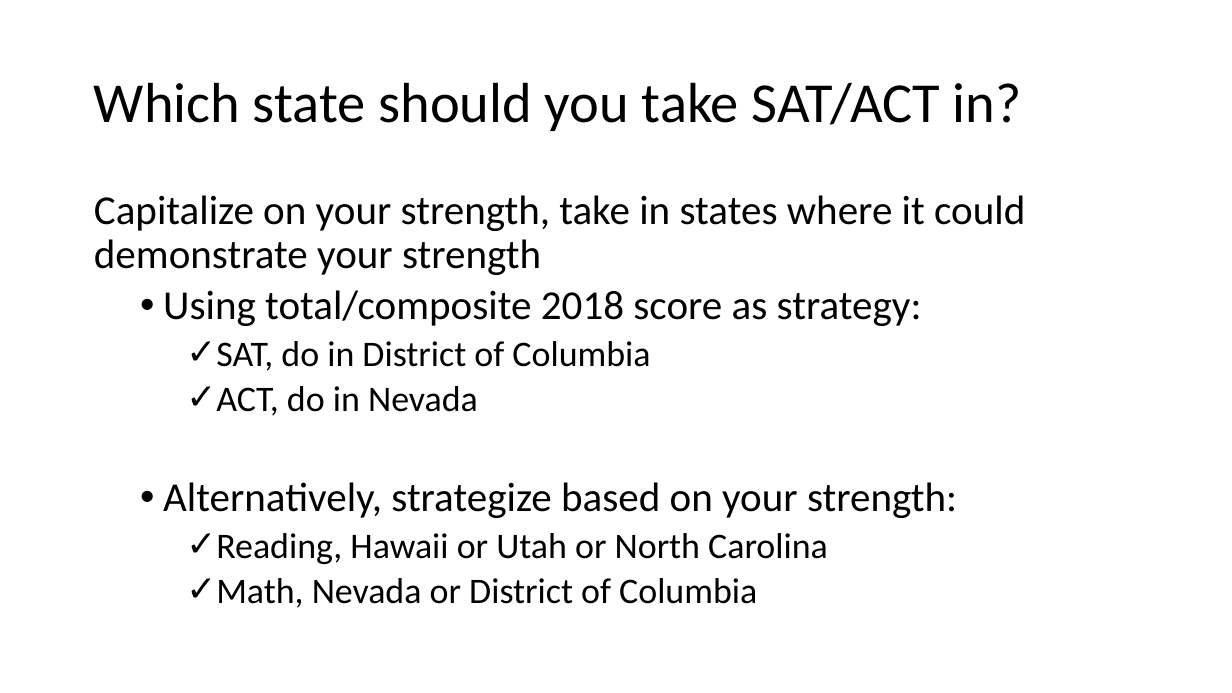
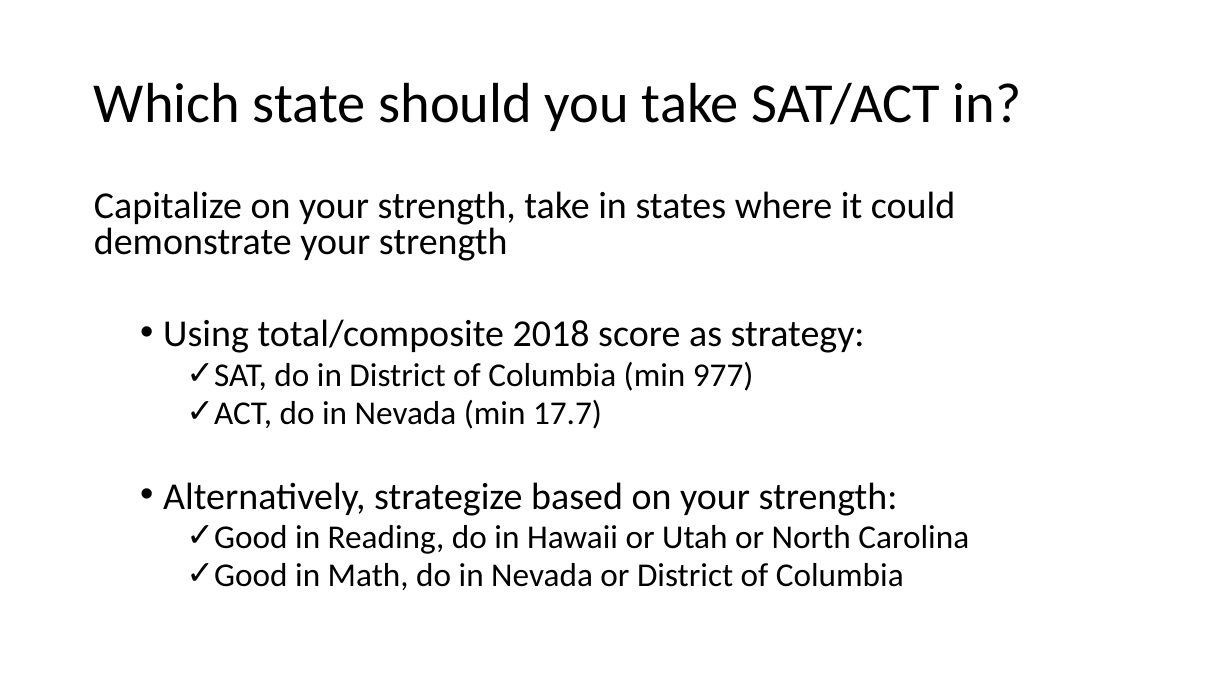
Before and after one commit to junkang85/DSI-Project-1, a slide deck: slide 5 of DSI Project 1 - JK.pptx (slide 4 before the commit). Drawn at 1232x693 pixels with LibreOffice and Linux fonts; fonts in the diff are those of the drawing. Boxes give left, top, right and bottom in pixels: in the first picture for what was removed or moved away, otherwise in the second. Text is boxed around its words. In the diff, an @@ line names an element or a change of style, - is before the commit and + after.

```diff
--- a/DSI Project 1 - JK.pptx
+++ b/DSI Project 1 - JK.pptx
@@ text at [94,191,955,516]: size 32 to 29.6 pt in "Capitalize on your strength, take in states ...", "Using total/composite 2018 score as strategy:", "Alternatively, strategize based on your strength:"; line spacing 0.9 to 0.8 @@
@@ text at [214,362,754,429]: text changed; size 28 to 25.9 pt @@
-    ✓ SAT, do in District of Columbia
-    ✓ ACT, do in Nevada
+    ✓ SAT, do in District of Columbia (min 977)
+    ✓ ACT, do in Nevada (min 17.7)
@@ text at [214,525,969,590]: text changed; size 28 to 25.9 pt @@
-    ✓ Reading, Hawaii or Utah or North Carolina
-    ✓ Math, Nevada or District of Columbia
+    ✓ Good in Reading, do in Hawaii or Utah or North Carolina
+    ✓ Good in Math, do in Nevada or District of Columbia
```
Also in this commit, not shown: 1 other slide changed, 1 slide added.
